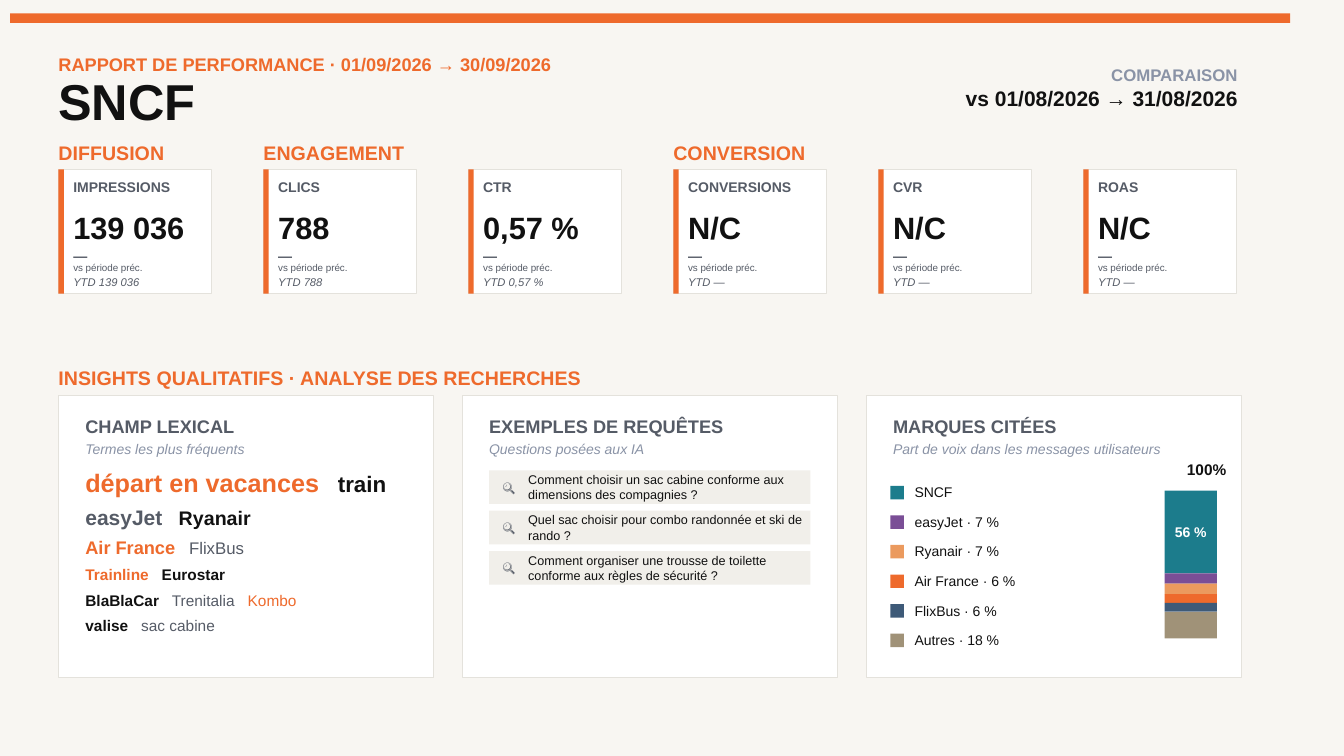
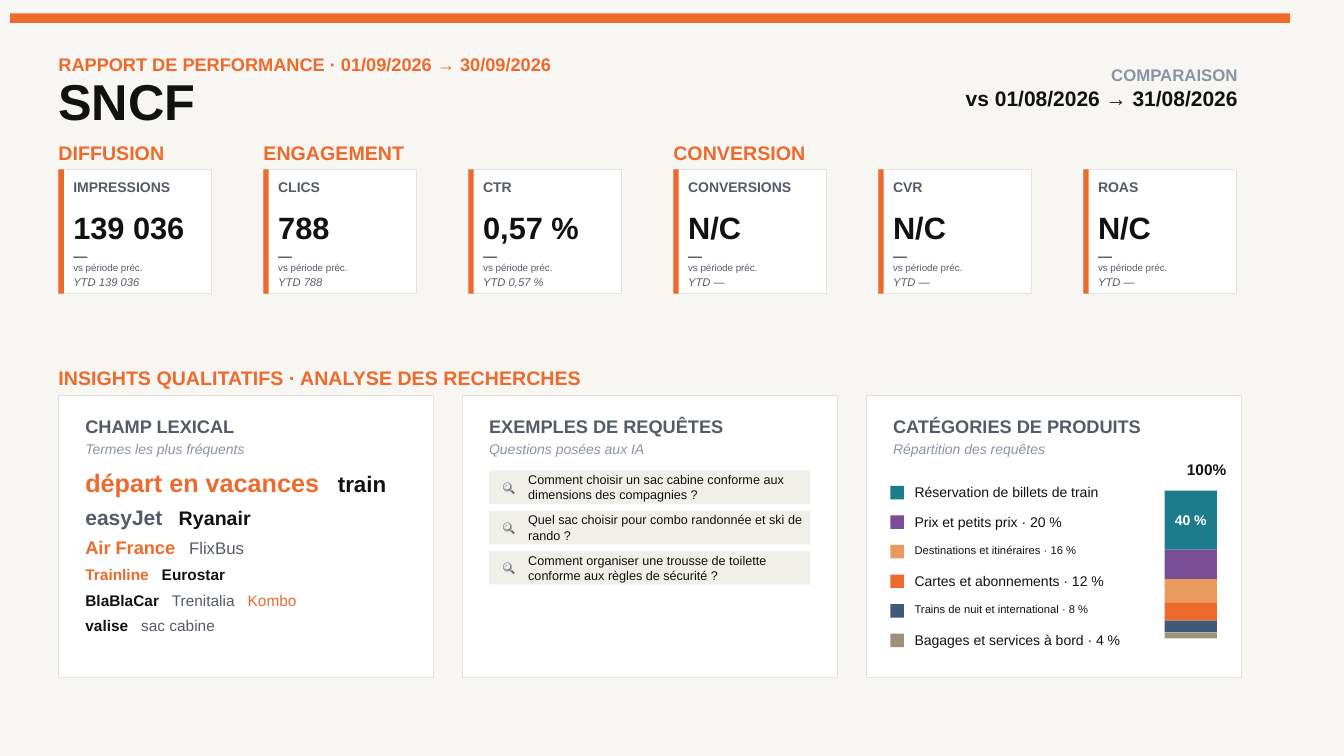
Before and after one commit to stephanemonmarson-creator/Lemrock, a slide deck: slide 47 of rapports/septembre/121026_Customer Success_Septembre 26.pptx. Drawn at 1344x756 pixels with LibreOffice and Linux fonts; fonts in the diff are those of the drawing. Boxes give left, top, right and bottom in pixels: in the first picture for what was removed or moved away, otherwise in the second. Text is boxed around its words. In the diff, an @@ line names an element or a change of style, - is before the commit and + after.

```diff
--- a/rapports/septembre/121026_Customer Success_Septembre 26.pptx
+++ b/rapports/septembre/121026_Customer Success_Septembre 26.pptx
@@ text at <box>893,419,1141,433</box>: text changed @@
-MARQUES CITÉES
+CATÉGORIES DE PRODUITS
@@ text at <box>893,444,1045,457</box>: text changed @@
-Part de voix dans les messages utilisateurs
+Répartition des requêtes
@@ text at <box>915,486,1098,497</box>: text changed @@
-SNCF
+Réservation de billets de train
@@ rectangle: place and size @@
-rectangle at <box>1165,491,1217,574</box>
+rectangle at <box>1165,491,1217,551</box>
@@ text at <box>915,517,1046,530</box>: text changed @@
-easyJet · 7 %
+Prix et petits prix · 20 %
@@ text at <box>1175,515,1191,525</box>: text changed @@
-56 %
+40 %
@@ text at <box>915,545,1063,554</box>: text changed; size 10 to 8 pt @@
-Ryanair · 7 %
+Destinations et itinéraires · 16 %
@@ rectangle: place and size @@
-rectangle at <box>1165,574,1217,584</box>
+rectangle at <box>1165,549,1217,579</box>
@@ text at <box>915,576,1088,586</box>: text changed @@
-Air France · 6 %
+Cartes et abonnements · 12 %
@@ rectangle: place and size @@
-rectangle at <box>1165,584,1217,594</box>
+rectangle at <box>1165,580,1217,603</box>
@@ text at <box>915,605,1075,613</box>: text changed; size 10 to 8 pt @@
-FlixBus · 6 %
+Trains de nuit et international · 8 %
@@ rectangle: place and size @@
-rectangle at <box>1165,603,1217,612</box>
+rectangle at <box>1165,621,1217,633</box>
@@ rectangle: place and size @@
-rectangle at <box>1165,594,1217,603</box>
+rectangle at <box>1165,603,1217,621</box>
@@ text at <box>915,634,1104,648</box>: text changed @@
-Autres · 18 %
+Bagages et services à bord · 4 %
@@ rectangle: place and size @@
-rectangle at <box>1165,612,1217,638</box>
+rectangle at <box>1165,632,1217,638</box>
```
Also in this commit, not shown: 2 other slides changed, 8 other files.
